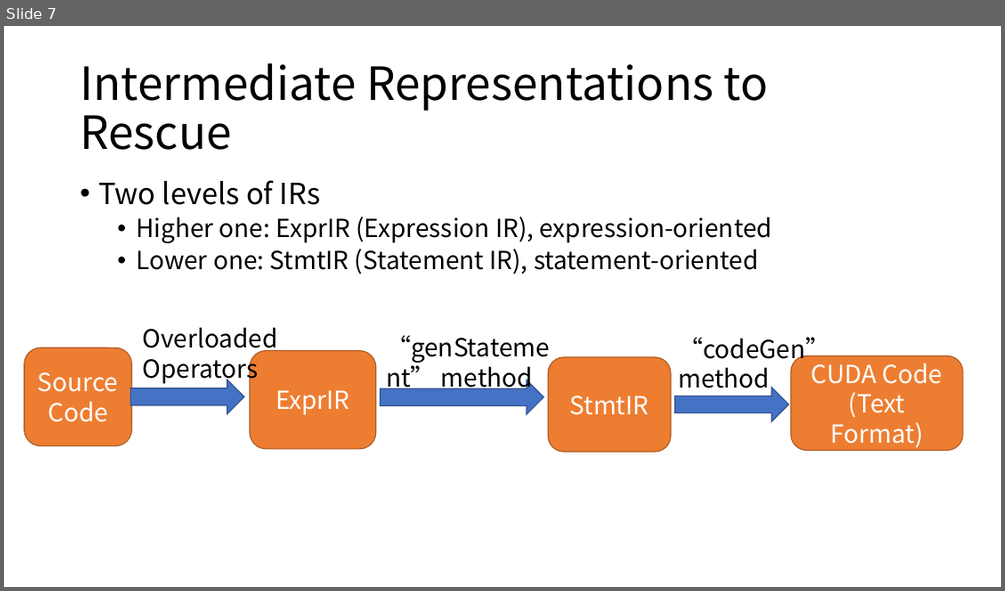
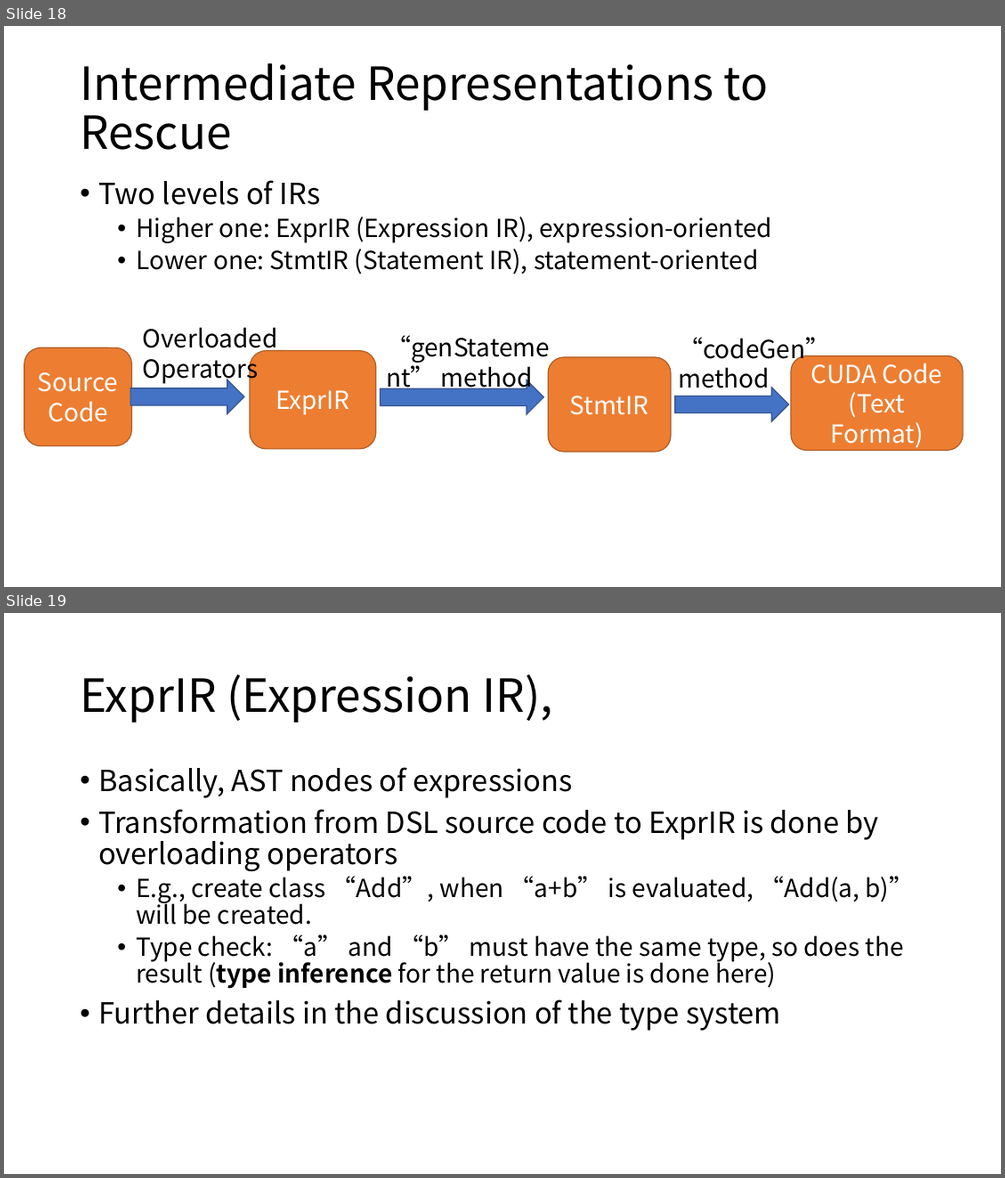
Before and after one commit to ZhenbangYou/A-Functional-Language-for-Parallel-Computing, a slide deck: A Functional Language for Parallel Computing.pptx. Shown one above the other, each under a label of ours: slide 7 before the commit, slides 18 and 19 after it. The pictures are 1005x591 and 1005x1178 pixels, drawn with LibreOffice and Linux fonts; fonts in the diff are those of the drawing. Boxes give left, top, right and bottom in pixels: in the first picture for what was removed or moved away, otherwise in the second. Text is boxed around its words. In the diff, an @@ line names an element or a change of style, - is before the commit and + after.

```diff
--- a/A Functional Language for Parallel Computing.pptx
+++ b/A Functional Language for Parallel Computing.pptx
@@ slide 19 added at bbox=[4, 613, 1001, 1174], background #FFFFFF @@
@@ title added at bbox=[80, 674, 552, 722], 44 pt, text #000000 @@
+ExprIR (Expression IR),
@@ text added at bbox=[98, 767, 914, 1030], 24 pt, text #000000 @@
+• Basically, AST nodes of expressions
+• Transformation from DSL source code to ExprIR is done by overloading operators
+  • E.g., create class “Add”, when “a+b” is evaluated, “Add(a, b)” will be created.
+  • Type check: “a” and “b” must have the same type, so does the result (type inference for the return value is done here)
+• Further details in the discussion of the type system
@@ what was slide 7 is now slide 18 @@
```
Also in this commit, not shown: 6 slides changed, 22 other slides added, 1 slide removed.
